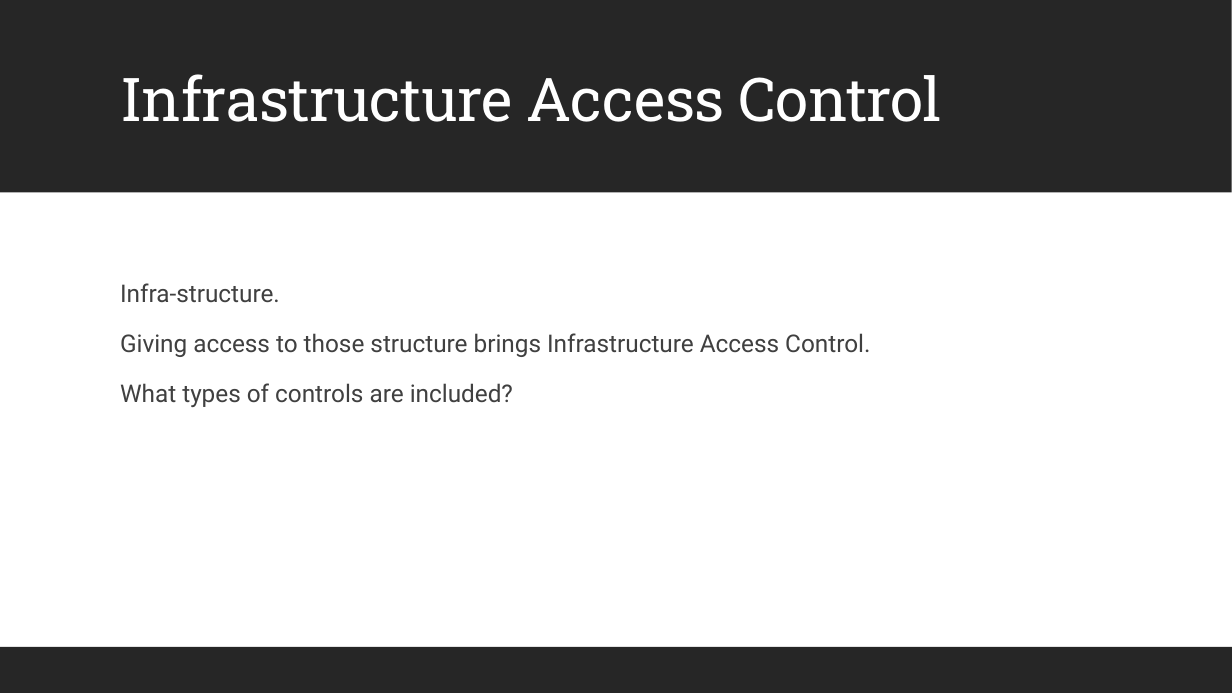
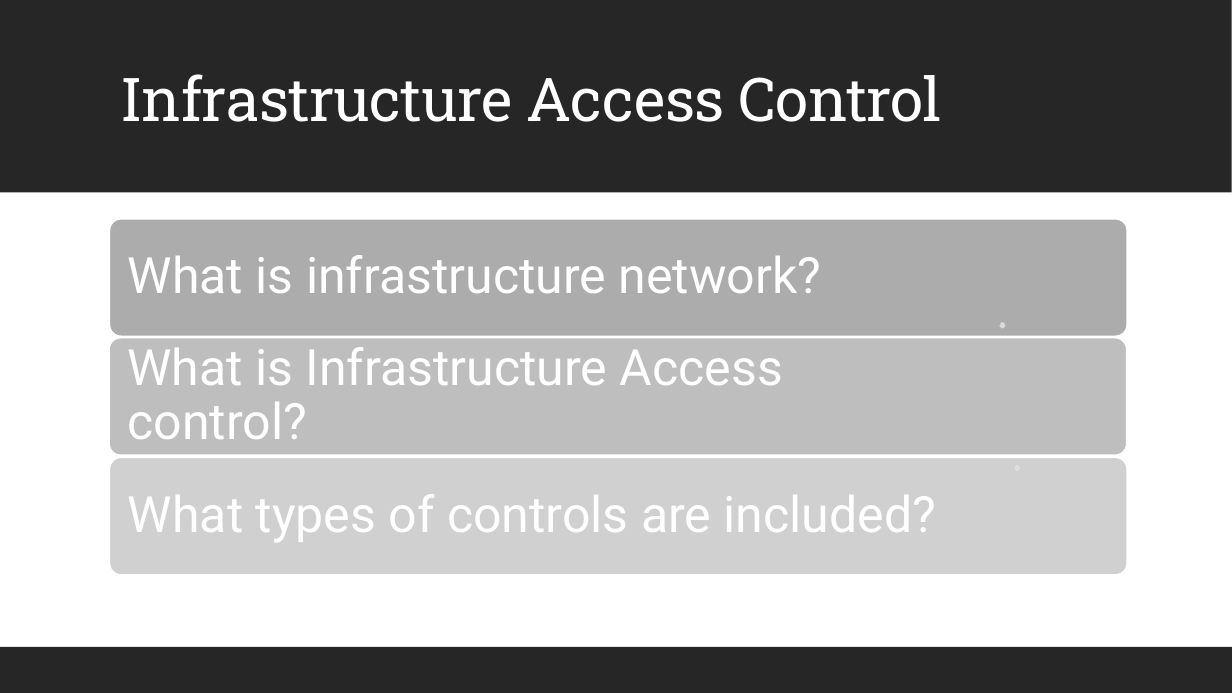
Before and after one commit to ronnie-1947/access-control-ppt, a slide deck: slide 16 of Access Control.pptx. Drawn at 1232x693 pixels with LibreOffice and Linux fonts; fonts in the diff are those of the drawing. Boxes give left, top, right and bottom in pixels: in the first picture for what was removed or moved away, otherwise in the second. Text is boxed around its words. In the diff, an @@ line names an element or a change of style, - is before the commit and + after.

```diff
--- a/Access Control.pptx
+++ b/Access Control.pptx
@@ rectangle removed at (x1=0, y1=0, x2=1232, y2=693) @@
@@ text removed at (x1=120, y1=283, x2=870, y2=407) @@
-  Infra-structure.
-  Giving access to those structure brings Infrastructure Access Control.
-  What types of controls are included?
@@ group added at (x1=109, y1=219, x2=1128, y2=575): 3 rounded rectangles, 3 texts, 2 down arrows @@
+What is infrastructure network?
+What is Infrastructure Access control?
+What types of controls are included?
```
Also in this commit, not shown: 15 other slides changed, 1 slide added.
